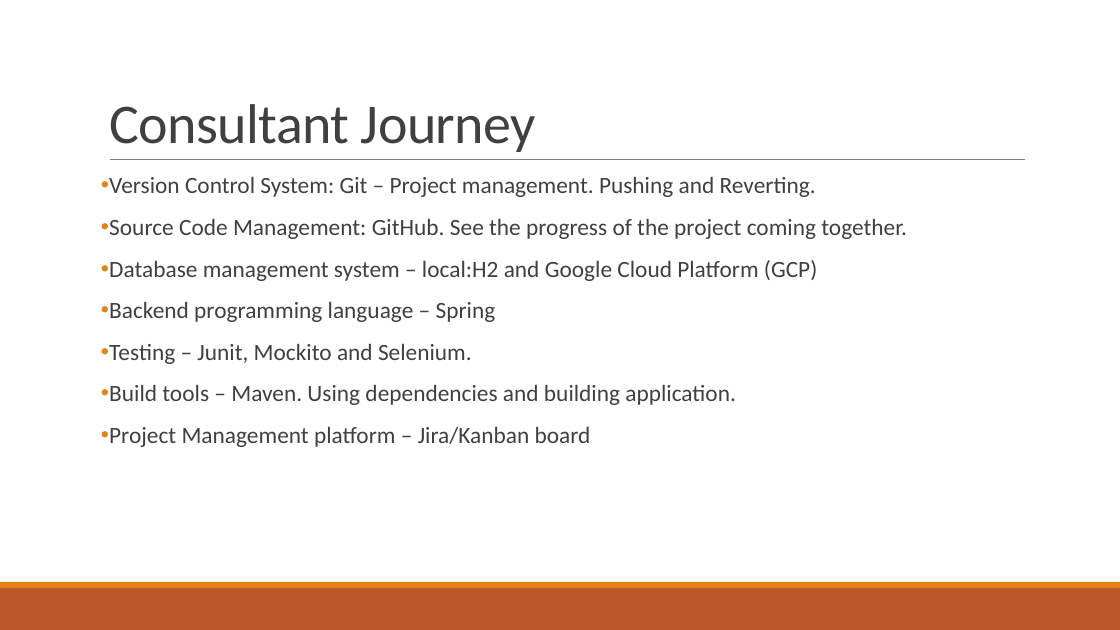
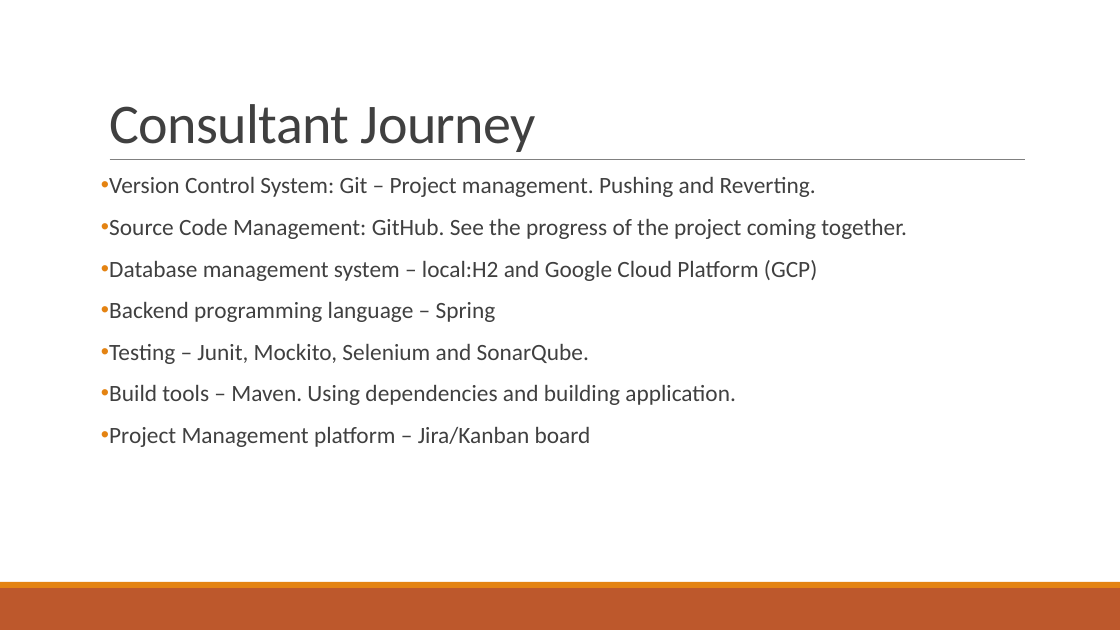
Before and after one commit to HaarismoghalQA/HobbyProject, a slide deck: slide 4 of Documentation/Presentation/HobbyProject.pptx. Drawn at 1120x630 pixels with LibreOffice and Linux fonts; fonts in the diff are those of the drawing. Boxes give left, top, right and bottom in pixels: in the first picture for what was removed or moved away, otherwise in the second. Text is boxed around its words. In the diff, an @@ line names an element or a change of style, - is before the commit and + after.

```diff
--- a/Documentation/Presentation/HobbyProject.pptx
+++ b/Documentation/Presentation/HobbyProject.pptx
@@ text at <box>109,344,589,364</box>: text changed @@
-• Testing – Junit, Mockito and Selenium.
+• Testing – Junit, Mockito, Selenium and SonarQube.
```
Also in this commit, not shown: 4 other slides changed, 9 other files.
